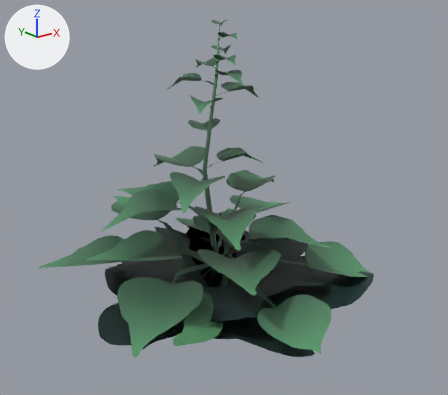
One commit to the glTF model tiles/plant_02.glb: the scene before it, then after it.
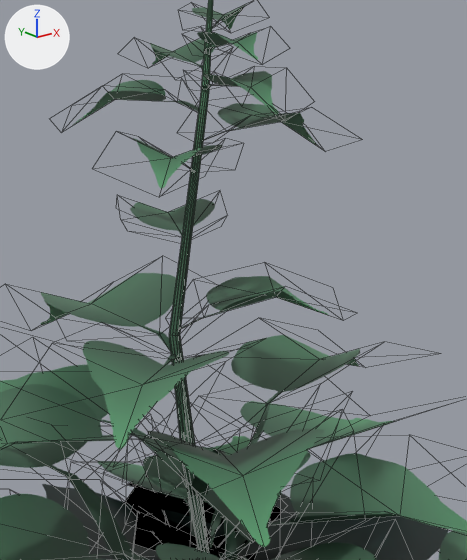
Each version is shown whole from a 50 mm lens placed at (-1.256, -1.61, 2.012), pointed at (0.003, -0.036, 1.383), then close up on the part from 31% to 70% of the width and 11% to 65% of the height. Every picture has the same lights, and +X, +Y and +Z are marked at upper left. The close-ups show mesh edges as thin lines. Vertices at the same position are counted once.

Objects in the first close-up: 'plant_02'.
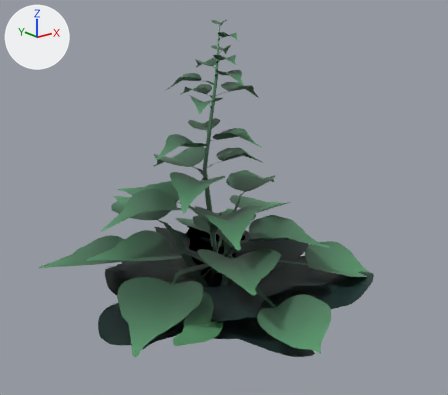
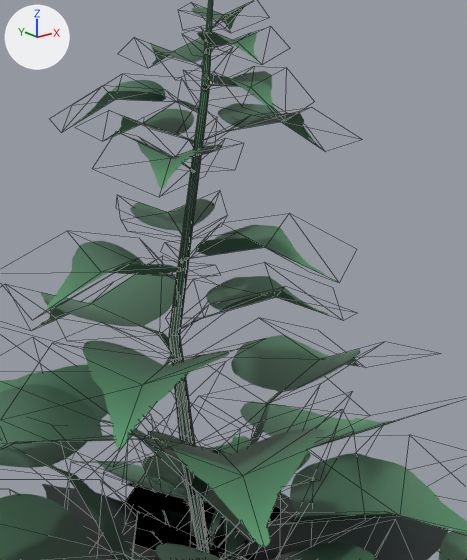
The newer file is also turned or shifted as a whole; pictures and numbers use the older file's frame.

Boxes (x1, y1, x2, y2) around the edits, measured in the close-ups (467 x 560 px):
```json
{"part": 1, "of": "me_plane_002", "change": "added", "after": [179, 225, 324, 275], "on screen": "green"}
{"part": 2, "of": "me_plane_002", "change": "added", "after": [46, 241, 186, 310], "on screen": "green"}
{"part": 3, "of": "me_plane_002", "change": "added", "after": [110, 109, 195, 148], "on screen": "green"}
```

Edits to the scene script, one JSON object a line:
```json
{"block": "me_plane_002", "where": "me_plane_002.from_pydata(...)  # 407 vertices, 450 faces; spans x -0.696..0.717, y -0.689..0.673, z 0.975..1.965"}
{"block": "me_plane_002", "where": "# used by ob_plant_02; location = (0.0, 0.0, 0.0)"}
{"block": "me_plane_002", "change": "me_plane_002 part 1: the loose piece of 12 vertices spanning x -0.082..0.121, y -0.006..0.207, z 1.581..1.642 is copied, and the copy is turned -121.7 degrees about the z axis through its middle and scaled by 1.17, then moved by (0.016, -0.167, -0.021); it spans x -0.076..0.15, y -0.188..0.062, z 1.554..1.626"}
{"block": "me_plane_002", "change": "me_plane_002 part 2: the loose piece of 12 vertices spanning x -0.082..0.121, y -0.006..0.207, z 1.581..1.642 is copied, and the copy is turned 118.3 degrees about the z axis through its middle and scaled by 1.3, then moved by (-0.164, -0.081, -0.042); it spans x -0.258..-0.021, y -0.078..0.115, z 1.53..1.61"}
{"block": "me_plane_002", "change": "me_plane_002 part 3: the loose piece of 12 vertices spanning x -0.205..0.022, y -0.162..0.042, z 1.682..1.746 is copied, and the copy is turned -119.9 degrees about the z axis through its middle and scaled by 0.878, then moved by (0.072, 0.158, 0.016); it spans x -0.081..0.05, y -0.001..0.181, z 1.702..1.759"}
```
